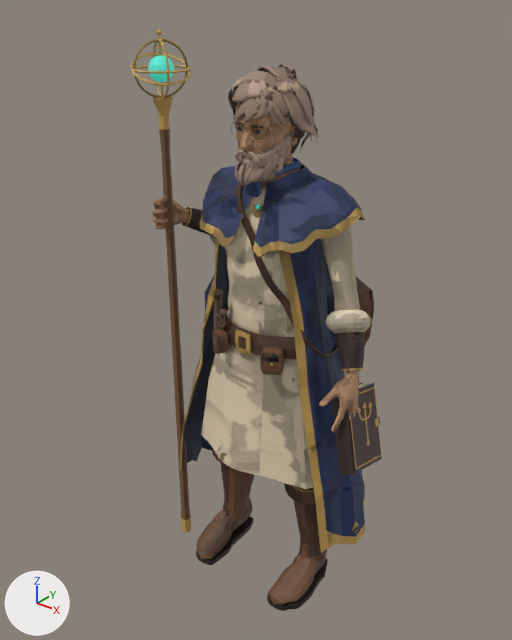
One commit to the Blender file projects/conquest-units/rigged/elias.blend: the scene before it, then after it.
Camera for both pictures: a camera (50 mm lens) standing at (1.244, -1.715, 1.999) and looking at (-0.089, -0.049, 0.966). The lights are fixed; the arrows at lower left show +X, +Y and +Z. The older version comes first.

The first picture shows 'elias', 'elias_book', 'elias_staff'.
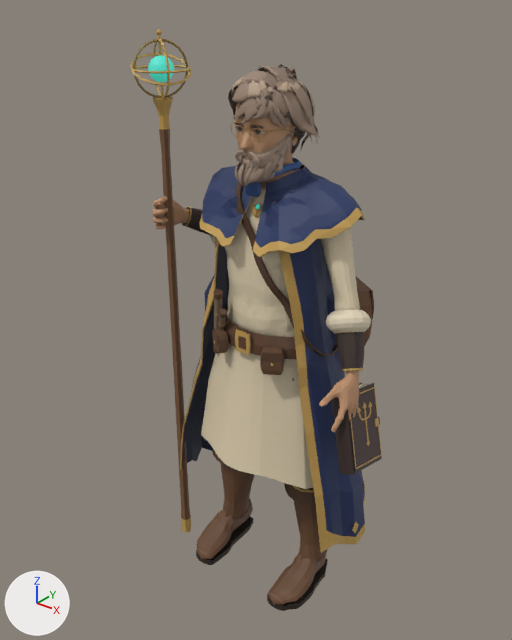
Pixel boxes (x1, y1, x2, y2) of what changed, in the pictures (512 x 640 px):
part 1 of me_elias, reshaped
    both: (319, 376, 359, 432)
part 2 of me_elias, reshaped
    before: (152, 197, 176, 229)
    after: (152, 197, 167, 229)
part 3 of me_elias, surface changed
    both: (153, 102, 374, 602)

The change, as a list of edits to the scene's bpy script:
```text
Change me_elias:
    used by ob_elias; location = (0.0, 0.0, 0.0)
    remove me_elias.from_pydata(...)  # 26007 vertices, 36736 faces; spans x -0.39..0.38, y -0.26..0.26, z 0.0..1.78
    add me_elias.from_pydata(...)  # 24422 vertices, 33566 faces; spans x -0.39..0.38, y -0.26..0.26, z 0.0..1.78
    me_elias part 1: 110 vertices moved within x 0.31..0.38, y -0.25..-0.14, z 0.79..0.96; 958 vertices removed from x 0.3..0.38, y -0.25..-0.13, z 0.79..0.96; 7 vertices added at x 0.32..0.37, y -0.22..-0.15, z 0.9..0.95
    me_elias part 2: 157 vertices moved within x -0.38..-0.34, y -0.22..-0.15, z 1.27..1.37; 639 vertices removed from x -0.39..-0.34, y -0.22..-0.13, z 1.26..1.37; 5 vertices added at x -0.38..-0.34, y -0.22..-0.19, z 1.32..1.37
    me_elias part 3: 29853 kept faces spanning x -0.39..0.38, y -0.26..0.26, z 0.0..1.78 get new texture (UV) coordinates
```
